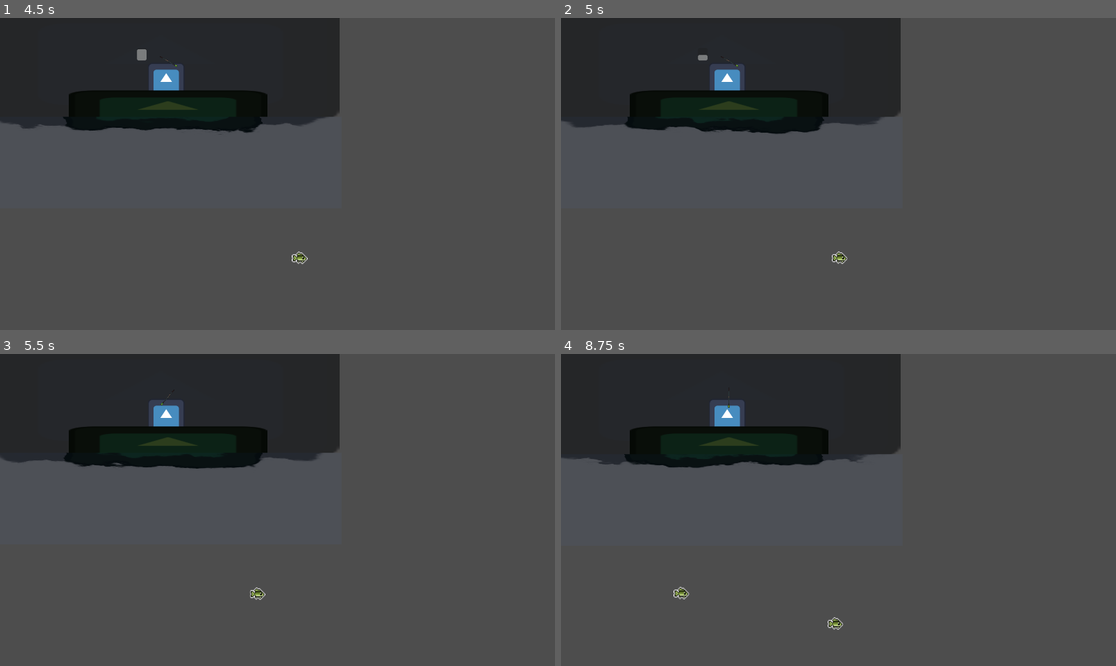
Above: before the commit, frames 1-4 (two rows, left to right).
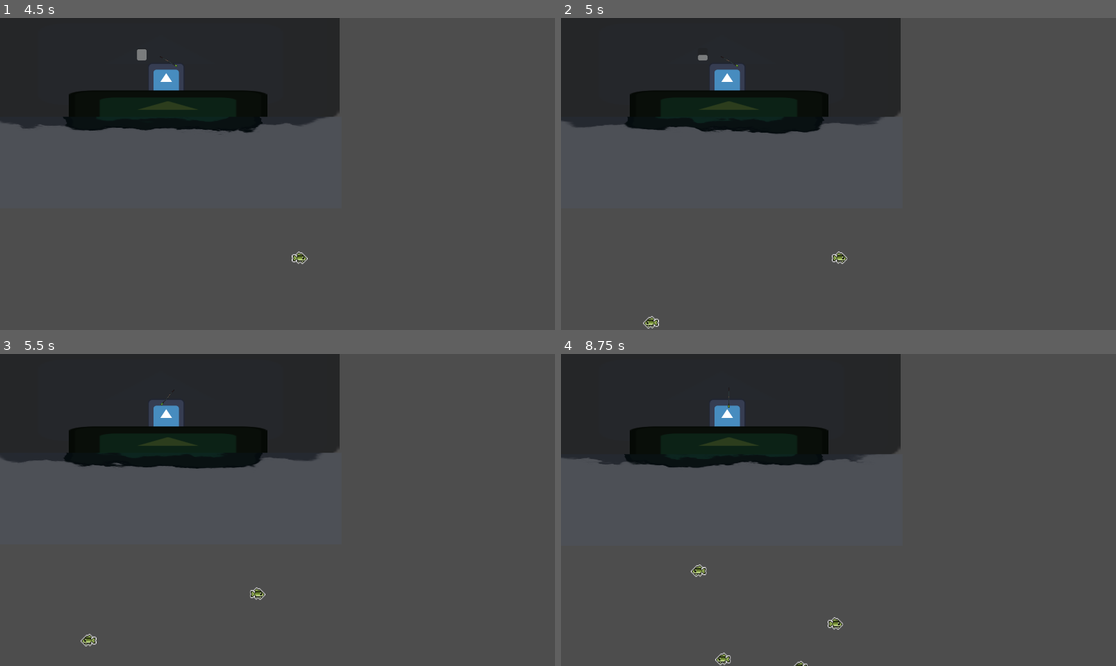
Above: after the commit, the same moments.

Repository: PARCISZEWSKI/fishinggwj
Game: Godot game, scene res://interface/main_menu.tscn
The game is run twice, just before and just after one commit, with the same random seed, the same clock (stepped at 60 frames per second) and the same inputs. The engine's default icon, where the game draws it, is replaced by a stand-in: a white triangle on a blue panel in a dark square.
Inputs (mouse positions are in pixels of both pictures, inside the frame that each line leads up to):
- Up to frame 1 (4.5 s): click "Start" at 0.5 s; move the mouse to (399, 158) at 1.27 s; press the mouse at (399, 158) at 1.28 s; move the mouse to (166, 189) at 2.02 s; release the mouse at (166, 189) at 2.03 s; click (166, 189) at 2.1 s; move the mouse to (333, 105) at 2.77 s; press the mouse at (333, 105) at 2.78 s; move the mouse to (249, 236) at 3.52 s; release the mouse at (249, 236) at 3.53 s; click (249, 236) at 3.6 s; move the mouse to (444, 220) at 4.27 s; press the mouse at (444, 220) at 4.28 s
- Up to frame 2 (5 s): no input
- Up to frame 3 (5.5 s): move the mouse to (111, 463) at 5.02 s; release the mouse at (111, 463) at 5.03 s; click (111, 463) at 5.1 s
- Up to frame 4 (8.75 s): move the mouse to (866, 510) at 5.77 s; press the mouse at (866, 510) at 5.78 s; move the mouse to (755, 432) at 6.52 s; release the mouse at (755, 432) at 6.53 s; click (755, 432) at 6.6 s; move the mouse to (960, 494) at 7.27 s; press the mouse at (960, 494) at 7.28 s; move the mouse to (727, 525) at 8.02 s; release the mouse at (727, 525) at 8.03 s; click (727, 525) at 8.1 s

Frame 1 is identical in both runs. In frame 2, less than 0.1% of the frame differs, in the area x 14-18%, y 95-100%; in frame 3, less than 0.1%; in frame 4, 0.3%, in the area x 20-45%, y 67-100%.

Commit message:
Fiskur - Tilbúinn

Diff:
--- a/nodes/fish.gd
+++ b/nodes/fish.gd
@@ -14,20 +14,20 @@
 	position += direction * move_speed * delta
 
 	# boundary checking
-	#FIXED IT: The problem was that the 0 position as the lowerbound is a local position of the parent,
-	#It means that when the fish spawn on the left boundry they won´t move as the condition is never true
-	# I saw that the intention is to make the fish switch direction when reaching the boundary so I made the boundary be
-	# half the viewport size in the negative on the x axis assuming that the parent node is cenetered
 	# FIXME: Add export variables, BTW mátt eyða þessum commentum eftir mig
 	if position.x < get_viewport_rect().size.x/-2 or position.x > get_viewport_rect().size.x:
 		direction.x *= -1  # Reverse x direction
-	#There isn´t an issue here as the 0 of the y coordinate is the parent positition, but the other condition is
-	#problematic as it allows fish to spawn well below would recommend also changing variables
 	#FIXME: Add export variable
 	if position.y < 0 or position.y > get_viewport_rect().size.y:
 		direction.y *= -1  # Reverse y direction
 
-func _on_timer_timeout():  #Change direction randomly needs timer?
+func _on_timer_timeout():  #Change direction randomly
 	direction = Vector2(randf_range(-1, 1), randf_range(-1, 1)).normalized()
 	if direction.x != 0:
-		$Sprite2D.flip_h = direction.x < 0
+		$visual/bass.flip_h = direction.x < 0
+		$visual/bass/outline.flip_h = direction.x < 0
+
+
+
+func _on_body_entered(body) -> void:
+	queue_free()
--- a/nodes/fish.tscn
+++ b/nodes/fish.tscn
@@ -24,3 +24,10 @@
 position = Vector2(-0.333333, 0.333333)
 rotation = -1.54952
 shape = SubResource("CapsuleShape2D_e6jyy")
+
+[node name="Timer" type="Timer" parent="."]
+wait_time = 2.0
+autostart = true
+
+[connection signal="body_entered" from="." to="." method="_on_body_entered"]
+[connection signal="timeout" from="Timer" to="." method="_on_timer_timeout"]
--- a/scenes/main.tscn
+++ b/scenes/main.tscn
@@ -22,7 +22,7 @@
 shader_parameter/speed = Vector2(0.03, 0.07)
 shader_parameter/wave_strength = 2.0
 shader_parameter/scale_y = 100.0
-shader_parameter/y_zoom = 0.513158
+shader_parameter/y_zoom = 0.620921
 
 [sub_resource type="CanvasTexture" id="CanvasTexture_1elys"]
 
